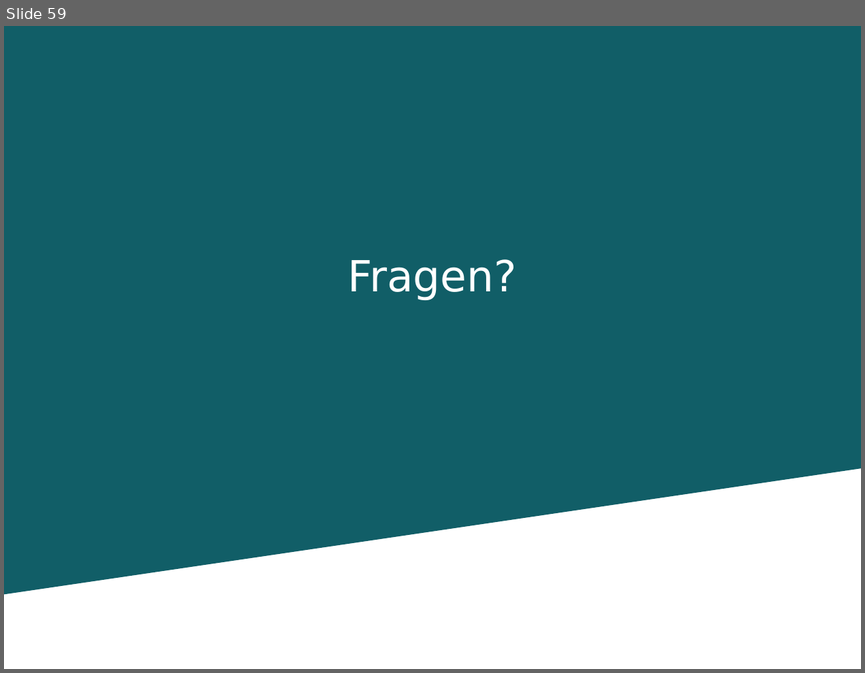
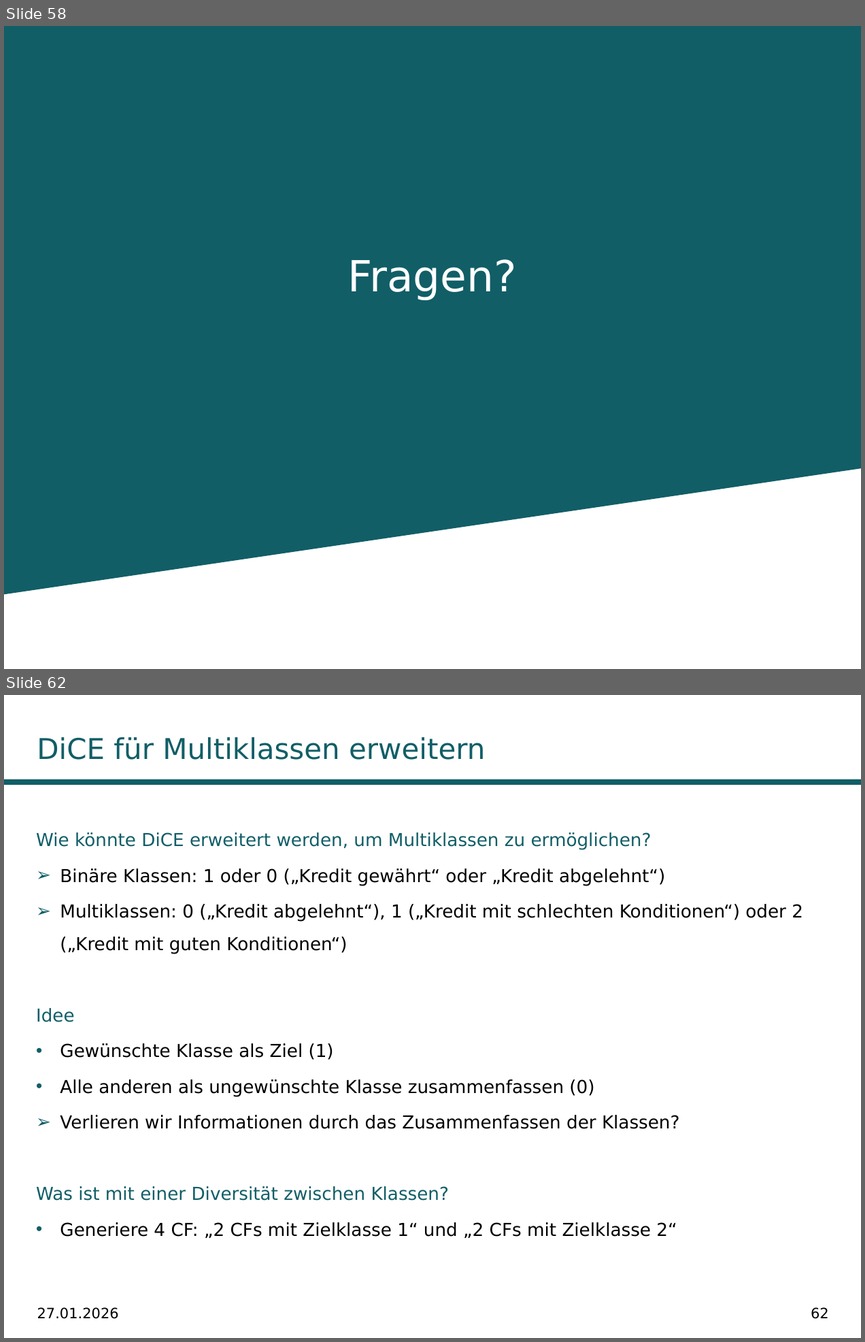
Before and after one commit to fabiw98/Seminar_DICE, a slide deck: Präsentation/PräsentationDiCE.pptx. Shown one above the other, each under a label of ours: slide 59 before the commit, slides 58 and 62 after it; the slides between them are not shown. The pictures are 865x673 and 865x1342 pixels, drawn with LibreOffice and Linux fonts; fonts in the diff are those of the drawing; background and template pictures are left out. Boxes give left, top, right and bottom in pixels: in the first picture for what was removed or moved away, otherwise in the second. Text is boxed around its words. In the diff, an @@ line names an element or a change of style, - is before the commit and + after.

```diff
--- a/Präsentation/PräsentationDiCE.pptx
+++ b/Präsentation/PräsentationDiCE.pptx
@@ slide 62 added at (x1=4, y1=695, x2=861, y2=1338), background #FFFFFF @@
@@ title added at (x1=37, y1=737, x2=485, y2=760), 24 pt, text #115E67 @@
+DiCE für Multiklassen erweitern
@@ rectangle added at (x1=4, y1=779, x2=861, y2=784), fill #115E67 @@
@@ text added at (x1=36, y1=832, x2=803, y2=1238), 15 pt, text #000000 @@
+Wie könnte DiCE erweitert werden, um Multiklassen zu ermöglichen?
+➢ Binäre Klassen: 1 oder 0 („Kredit gewährt“ oder „Kredit abgelehnt“)
+➢ Multiklassen: 0 („Kredit abgelehnt“), 1 („Kredit mit schlechten Konditionen“) oder 2 („Kredit mit guten Konditionen“)
+Idee
+• Gewünschte Klasse als Ziel (1)
+• Alle anderen als ungewünschte Klasse zusammenfassen (0)
+➢ Verlieren wir Informationen durch das Zusammenfassen der Klassen?
+Was ist mit einer Diversität zwischen Klassen?
+• Generiere 4 CF: „2 CFs mit Zielklasse 1“ und „2 CFs mit Zielklasse 2“
@@ text added at (x1=37, y1=1307, x2=119, y2=1319), 12 pt, text #000000 @@
+27.01.2026
@@ page number added at (x1=810, y1=1307, x2=829, y2=1319), 12 pt, text #000000 @@
+62
@@ what was slide 59 is now slide 58 @@
```
Also in this commit, not shown: 45 slides changed, 7 other slides added.
